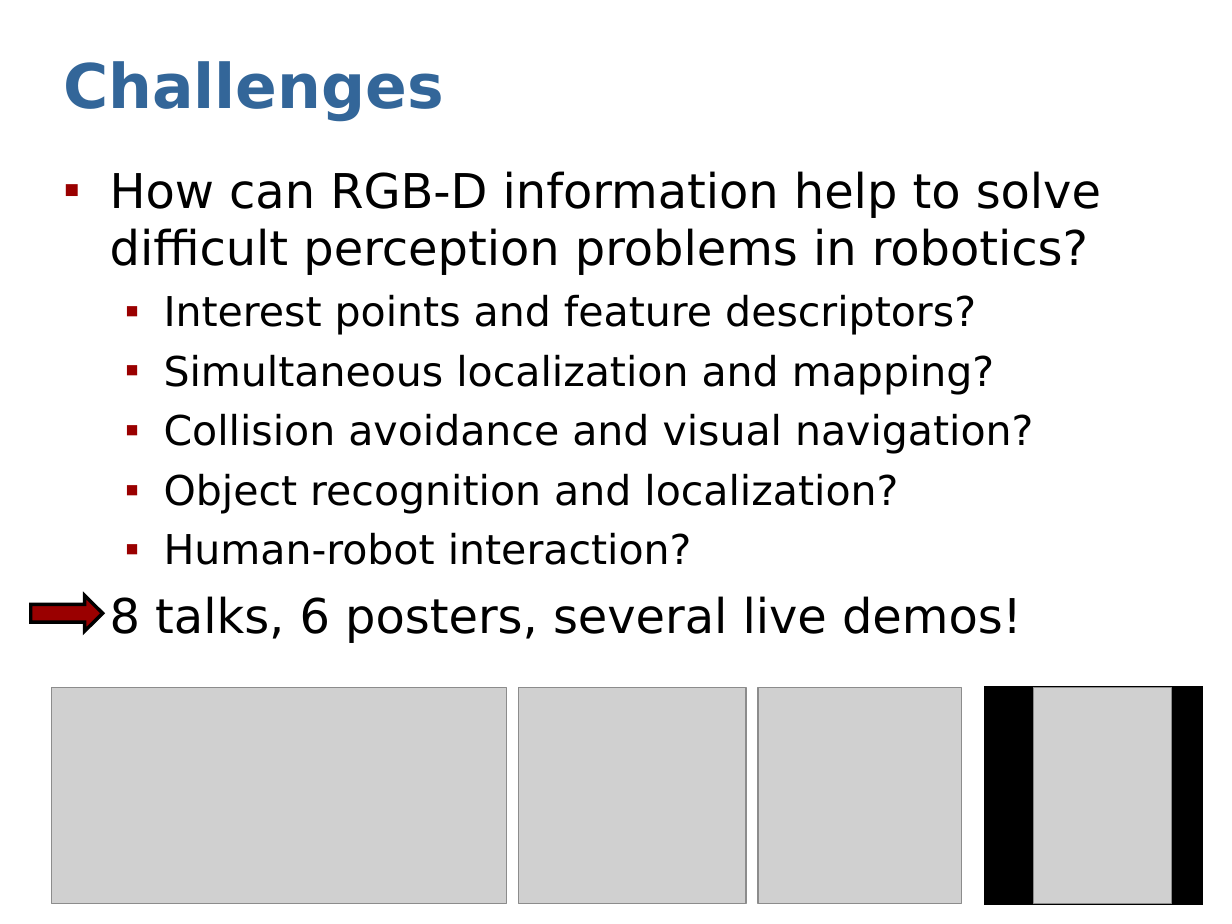
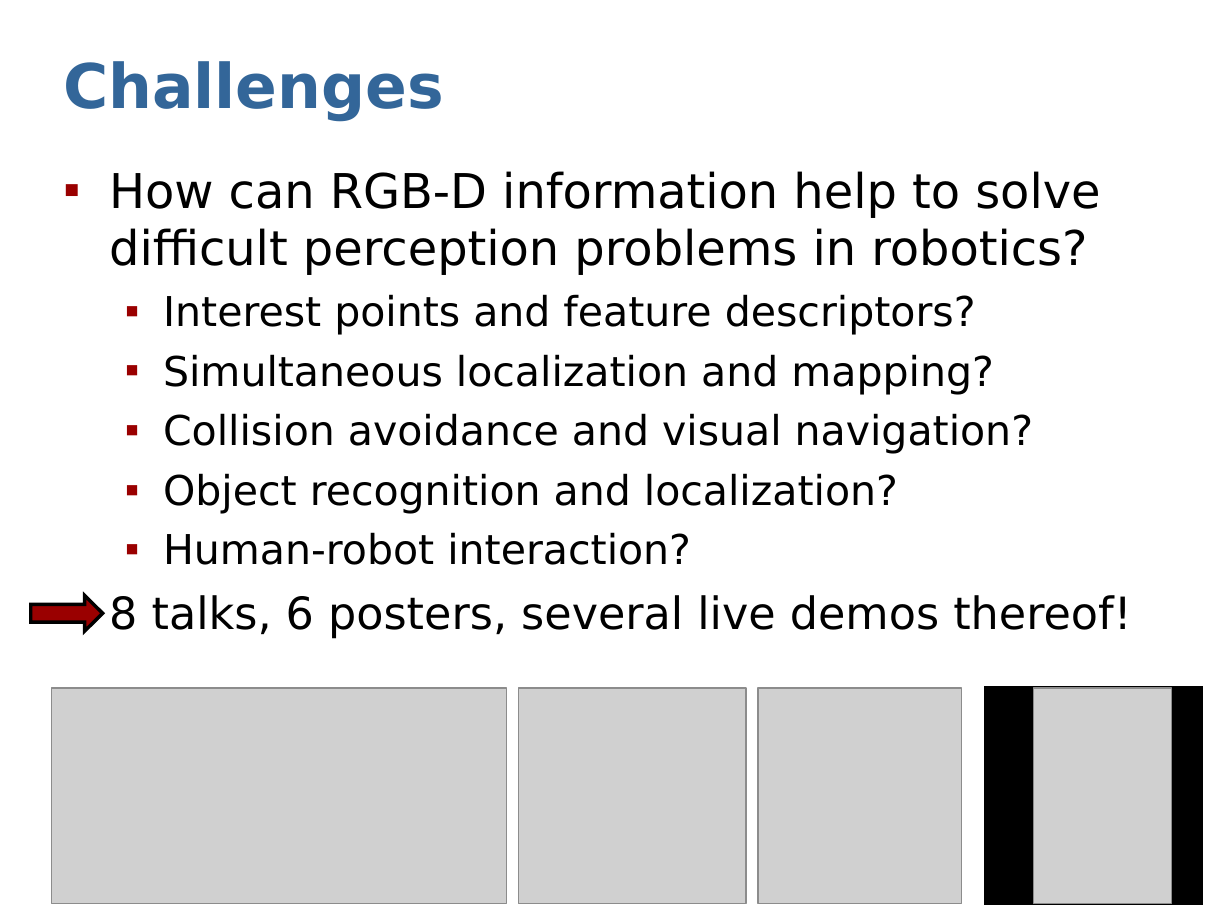
Before and after one commit to dejanpan/rgbd2011, a slide deck: slide 6 of presentations/sturm11rgbd-intro.ppt. Drawn at 1232x924 pixels with LibreOffice and Linux fonts; fonts in the diff are those of the drawing; grey boxes stand for pictures. Boxes give left, top, right and bottom in pixels: in the first picture for what was removed or moved away, otherwise in the second. Text is boxed around its words. In the diff, an @@ line names an element or a change of style, - is before the commit and + after.

```diff
--- a/presentations/sturm11rgbd-intro.ppt
+++ b/presentations/sturm11rgbd-intro.ppt
@@ text at (x1=109, y1=595, x2=1131, y2=639): text changed; size 28 to 26 pt @@
-▪ 8 talks, 6 posters, several live demos!
+▪ 8 talks, 6 posters, several live demos thereof!
```
Also in this commit, not shown: 4 other slides changed.
